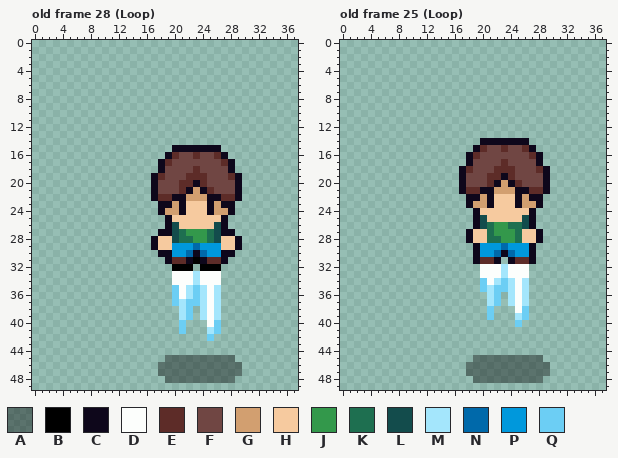
One commit to this pixel-art file: assets/tilesets/player/player_actions.ase. The picture above is the old version.
48x64 pixels, 102 frames. Colours within 5 levels of each other are drawn and written as one. Shown: old frame 28 (Loop): x 0..37, y 0..49; old frame 25 (Loop): x 0..37, y 0..49. The commit also changed other frames, which this record leaves out.
Visible layers, top first: "Layer 3", "Layer 4", "Sprite Sheet", "Layer 6", "Layer 5", "Layer 1".
Palette (. is transparent): A #00000064  B #000000  C #0e071b  D #fcfefc  E #5d2c28  F #704643  G #d29f70  H #f6ca9f  J #33984b  K #1e6f50  L #134c4c  M #a4e6fc  N #0069aa  P #0098dc  Q #6ccef4
Pixels before, old frame 28 (Loop), first column x 17:
15 ...CCCCCCC...
16 ..CEFFEFFEC..
17 .CEFFFFFFFEC.
18 .CFFFFEFFFFC.
19 CEFFFEEEFFFEC
20 CFFFEECEFFFFC
21 CFFFECGCEFFFC
22 CEECCGGGCCEEC
23 .CCGCHHHCGCC.
24 .CGGCHHHCGGC.
25 ..CHHHHHHHC..
26 ..CLHHHHHLC..
27 .CCLKJJJKLCC.
28 CHHLKKJJKLHHC
29 CHHPPPNPPPHHC
30 .CCPPNCNPPCC.
31 ..CEECBCEEC..
32 ...BBB.BBB...
33 ...DDDMDDD...
34 ...DDDMDDD...
35 ...QDMQMDM...
36 ...QDMQMDM...
37 ...QMQQMDM...
38 ....MQ.MDM...
39 ....MQ.MDM...
40 ....Q...DQ...
41 ....Q...MQ...
42 ........Q....
43 .............
44 .............
45 ..AAAAAAAAAA.
46 .AAAAAAAAAAAA
47 .AAAAAAAAAAAA
48 ..AAAAAAAAAA.
Pixels before, old frame 25 (Loop), first column x 17:
14 ...CCCCCCC...
15 ..CEFFEFFEC..
16 .CEFFFFFFFEC.
17 .CFFFFEFFFFC.
18 CEFFFEEEFFFEC
19 CFFFEECEFFFFC
20 CFFFECGCEFFFC
21 CEECCGGGCCEEC
22 .CCGCHHHCGCC.
23 .CGGCHHHCGGC.
24 ..CHHHHHHHC..
25 ..CLHHHHHLC..
26 ..CLKJJKKLC..
27 .CHHKJJJKHHC.
28 .CHHKKJJKHHC.
29 ..CPPPNPPPC..
30 ..CPPNCNPPC..
31 ..CEEC.CEEC..
32 ...DDDMDDD...
33 ...DDDMDDD...
34 ...QDMQMDM...
35 ...QMQQMDM...
36 ....MQ.MDM...
37 ....MQ.MDM...
38 ....Q...DQ...
39 ....Q...MQ...
40 ........Q....
41 .............
42 .............
43 .............
44 .............
45 ..AAAAAAAAAA.
46 .AAAAAAAAAAAA
47 .AAAAAAAAAAAA
48 ..AAAAAAAAAA.
The same view after the edit:
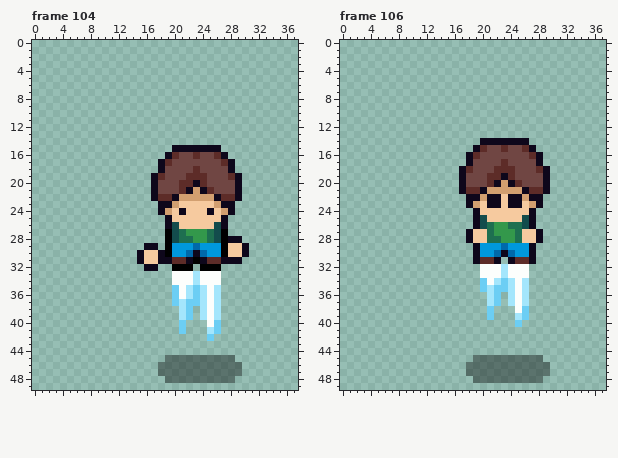
A new or re-ordered frame is compared with the old frame closest to it.
The author wrote: add error animation to player sprite
Change:
frames 102 -> 112
Frame 104 is new; against old frame 28 (Loop), layer "Sprite Sheet":
Colour C becomes colour B in row 27 at x 19 and 27; in row 30 at x 19 and 27.
Colour H becomes colour B in rows 28 to 29 at x 19 and 27.
The author put colour C in row 29 at x 16 and 30; in row 30 at x 15 and 30; in row 31 at x 15, 18 and 28 to 29; in row 32 at x 16 to 17.
Colour H becomes colour C in row 28 at x 28.
Colour C becomes colour G in row 22 at x 21 and 25.
The author put colour H in row 30 at x 16 to 17 and 29; in row 31 at x 16 to 17.
Colour C becomes colour H in row 23 at x 21 and 25; in row 29 at x 29; in row 30 at x 28.
Colour G becomes colour H in row 24 at x 20 and 26.
The edit erases colour C in row 27 at x 18 and 28; in row 28 at x 17.
The edit erases colour H in rows 28 to 29 at x 18.
Frame 106 is new; against old frame 25 (Loop), layer "Sprite Sheet":
Colour H becomes colour C in rows 22 to 23 at x 22 and 24.
Colour C becomes colour G in row 21 at x 21 and 25.
Colour G becomes colour H in row 23 at x 20 and 26.
